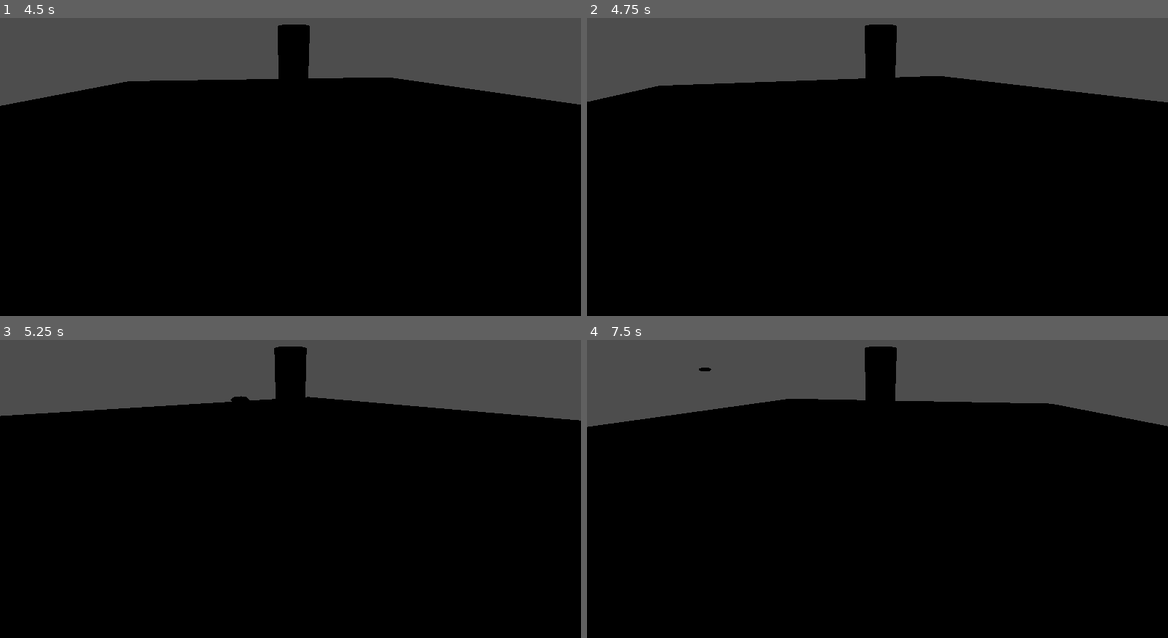
Above: before the commit, frames 1-4 (two rows, left to right).
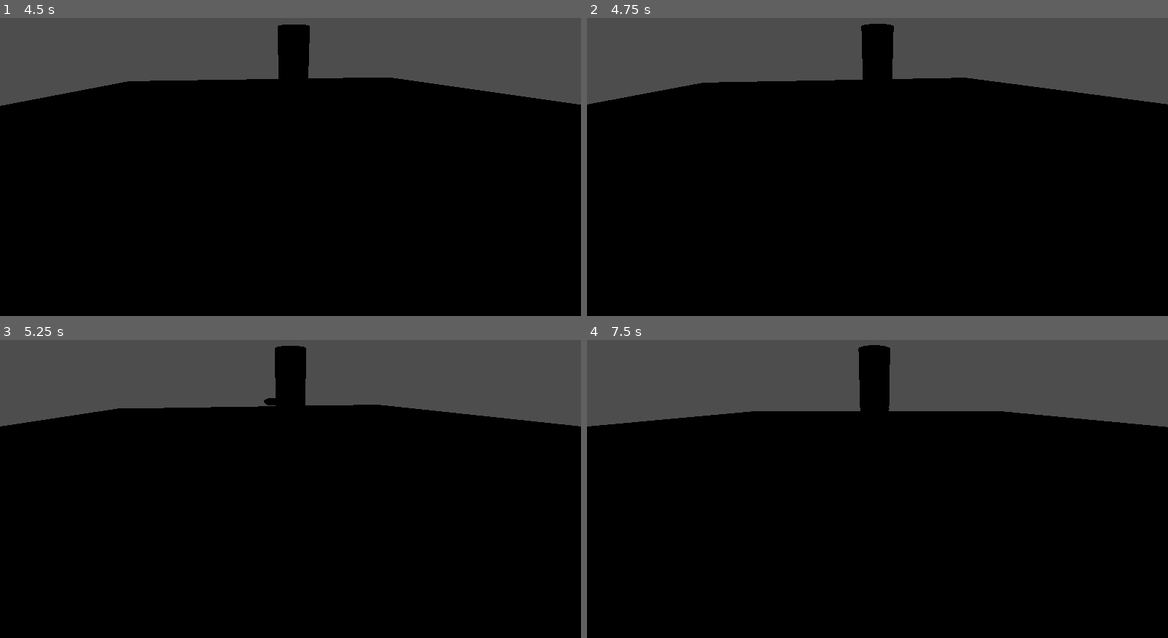
Above: after the commit, the same moments.

Repository: uunotap/GameJamArenaUTU
Game: Godot game, scene res://scenes/levels/test_level.tscn
Same seed, same stepped clock (60 frames per second), same inputs: the game is played once before the commit and once after it.
Inputs:
- Up to frame 1 (4.5 s): tap Enter (ui_accept) at 0.5, 0.77, 1.25, 1.52, 2.75, 3.02, 3.77, 4.25 s; hold E (dash_right) 0.53-1.28 s; hold X (attackbutton) 0.53-1.28 s; hold Down (ui_down) 1.28-2.03 s; tap X (attackbutton) at 1.35, 2.85, 4.35 s; hold E (dash_right) 2.03-2.78 s; hold X (attackbutton) 2.03-2.78 s; hold Up (ui_up) 2.78-3.53 s; hold X (attackbutton) 3.53-4.28 s; hold Q (dash_left) from 3.53 s (still down)
- Up to frame 2 (4.75 s): keep holding Q (dash_left); tap Enter (ui_accept) at 4.52 s
- Up to frame 3 (5.25 s): release Q (dash_left) at 5.03 s; hold Down (ui_down) from 5.03 s (still down); hold X (attackbutton) from 5.03 s (still down)
- Up to frame 4 (7.5 s): release Down (ui_down) at 5.78 s; release X (attackbutton) at 5.78 s; hold E (dash_right) 5.78-6.53 s; tap X (attackbutton) at 5.85, 7.35 s; tap Enter (ui_accept) at 6.02, 6.77, 7.25 s; hold Up (ui_up) 6.53-7.28 s; hold X (attackbutton) 6.53-7.28 s; hold E (dash_right) from 7.28 s (still down)

Frame 1 is identical in both runs. In frame 2, 0.6% of the frame differs, in the area x 0-100%, y 1-30%; in frame 3, 1.4%; in frame 4, 2.8%.
Error before the commit: Attempt to call function 'play' in base 'null instance' on a null instance. (res://entities/bossKreatura/boss.gd:43)

Commit message:
Update test_level.tscn

Diff:
--- a/scenes/levels/test_level.tscn
+++ b/scenes/levels/test_level.tscn
@@ -3,6 +3,8 @@
 [ext_resource type="PackedScene" uid="uid://ktsl68bdeb4u" path="res://entities/bossKreatura/boss.tscn" id="1_fr1um"]
 [ext_resource type="PackedScene" uid="uid://db2ivjr5wsa6b" path="res://scenes/environments/ground/ground.tscn" id="1_jbqir"]
 [ext_resource type="PackedScene" uid="uid://deg8fps4p533t" path="res://entities/player/player.tscn" id="2_yautc"]
+[ext_resource type="AudioStream" uid="uid://bb5rku4lmu7kc" path="res://assets/audio/TerrisGameJam_pidempi.ogg" id="4_v45ci"]
+[ext_resource type="AudioStream" uid="uid://5dkntq1xqej4" path="res://assets/audio/swoosh.ogg" id="5_48ne7"]
 
 [node name="TestLevel" type="Node3D" unique_id=1427925101]
 
@@ -16,3 +18,10 @@
 [node name="Player" parent="." unique_id=452477216 node_paths=PackedStringArray("enemy") instance=ExtResource("2_yautc")]
 transform = Transform3D(1, 0, 0, 0, 1, 0, 0, 0, 1, 2.6448545, 0.6972704, -34.027218)
 enemy = NodePath("../Boss")
+
+[node name="BGM" type="AudioStreamPlayer" parent="." unique_id=539156854]
+stream = ExtResource("4_v45ci")
+parameters/looping = false
+
+[node name="SFX" type="AudioStreamPlayer" parent="." unique_id=1280699888]
+stream = ExtResource("5_48ne7")
